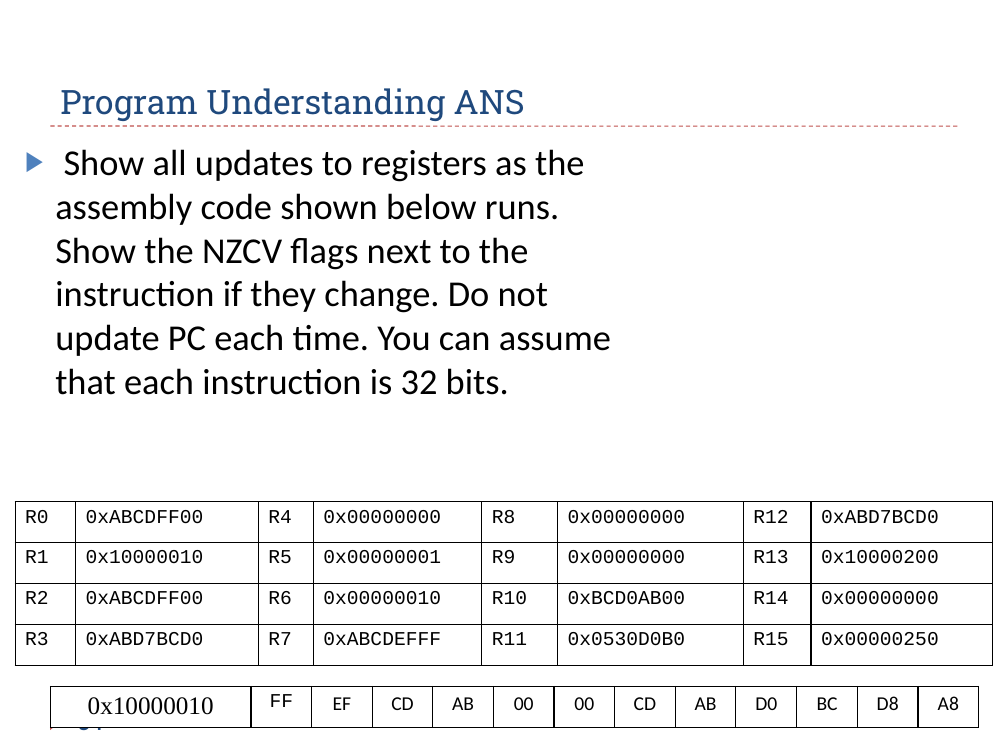
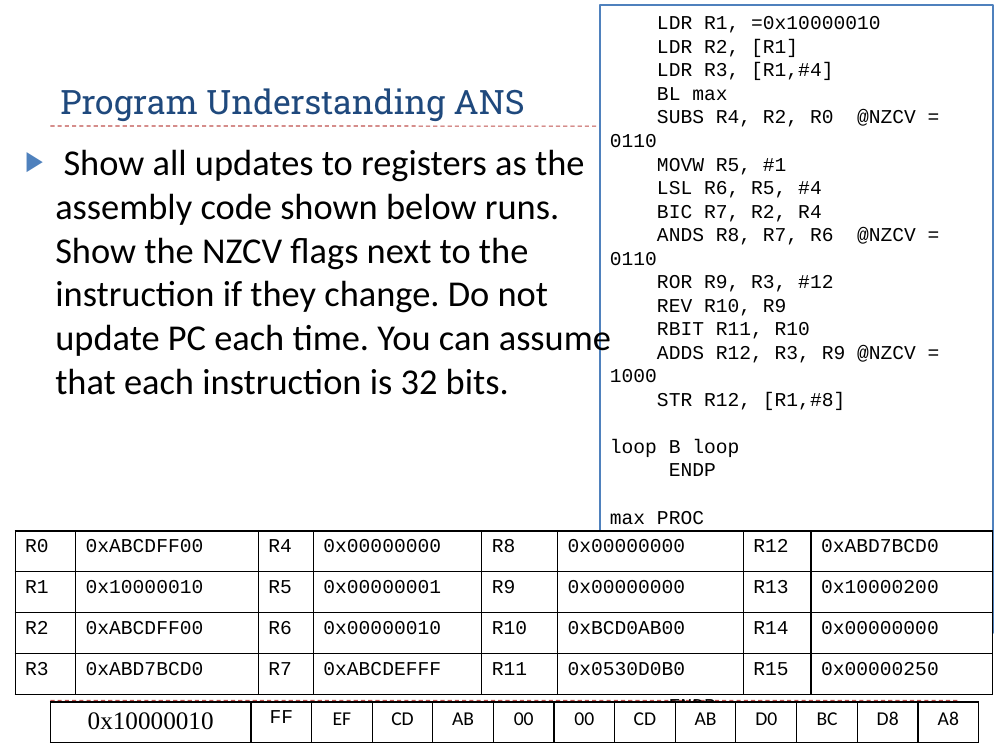
Before and after one commit to guhofstra/CSC111Fa25, a slide deck: slide 34 of PPTs/Ch5_ARM_Load_Store_Exercises_ANS.pptx. Drawn at 1008x756 pixels with LibreOffice and Linux fonts; fonts in the diff are those of the drawing. Boxes give left, top, right and bottom in pixels: in the first picture for what was removed or moved away, otherwise in the second. Text is boxed around its words. In the diff, an @@ line names an element or a change of style, - is before the commit and + after.

```diff
--- a/PPTs/Ch5_ARM_Load_Store_Exercises_ANS.pptx
+++ b/PPTs/Ch5_ARM_Load_Store_Exercises_ANS.pptx
@@ rectangle added at [600, 5, 993, 633], fill #FFFFFF, outline #4F81BD 1.5 pt, 14 pt, text #000000 @@
+LDR R1, =0x10000010
+LDR R2, [R1]
+LDR R3, [R1,#4]
+BL max
+SUBS R4, R2, R0 @NZCV = 0110
+MOVW R5, #1
+LSL R6, R5, #4
+BIC R7, R2, R4
+ANDS R8, R7, R6 @NZCV = 0110
+ROR R9, R3, #12
+REV R10, R9
+RBIT R11, R10
+ADDS R12, R3, R9 @NZCV = 1000
+STR R12, [R1,#8]
+loop B loop
+ENDP
+max PROC
+CMP R2, R3 @NZCV = 0010
+BLT second
+first MOV R0, R2
+B done
+second MOV R0, R3
+done BX LR
+ENDP
@@ table at [15, 531, 992, 695] @@
@@ fill none to #FFFFFF in 32 cells @@
@@ table: place and size @@
-table at [15, 502, 992, 665]
+table at [15, 531, 992, 695]
@@ table: place and size @@
-table at [50, 686, 978, 728]
+table at [50, 702, 978, 743]
```
Also in this commit, not shown: 1 slide added, 1 slide removed, 1 other file.
